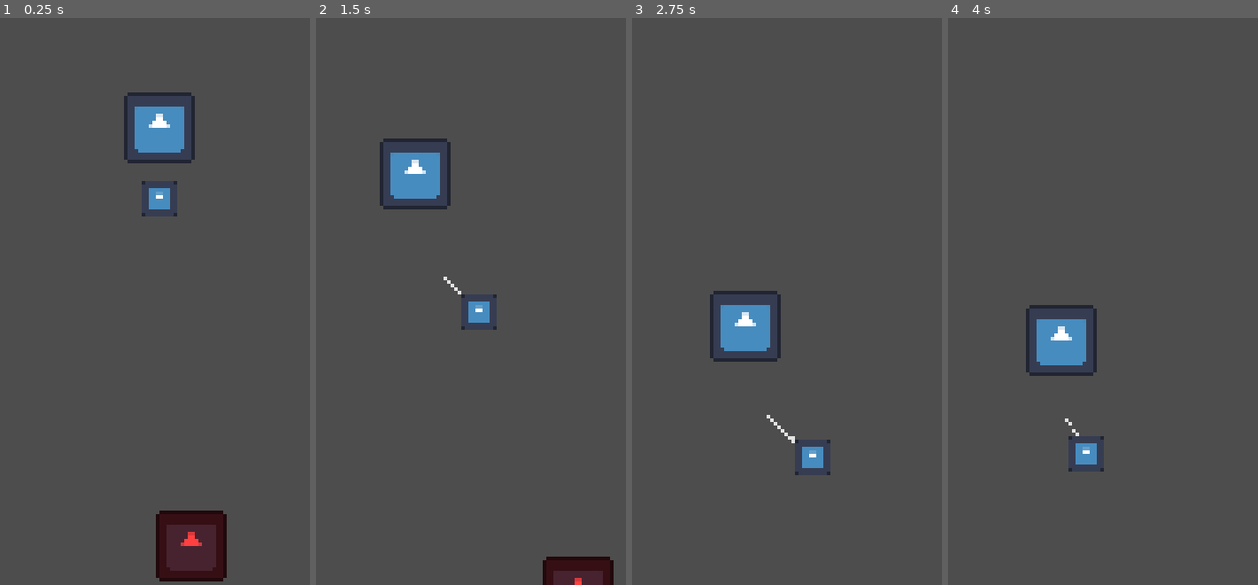
Above: before the commit, frames 1-4 (left to right).
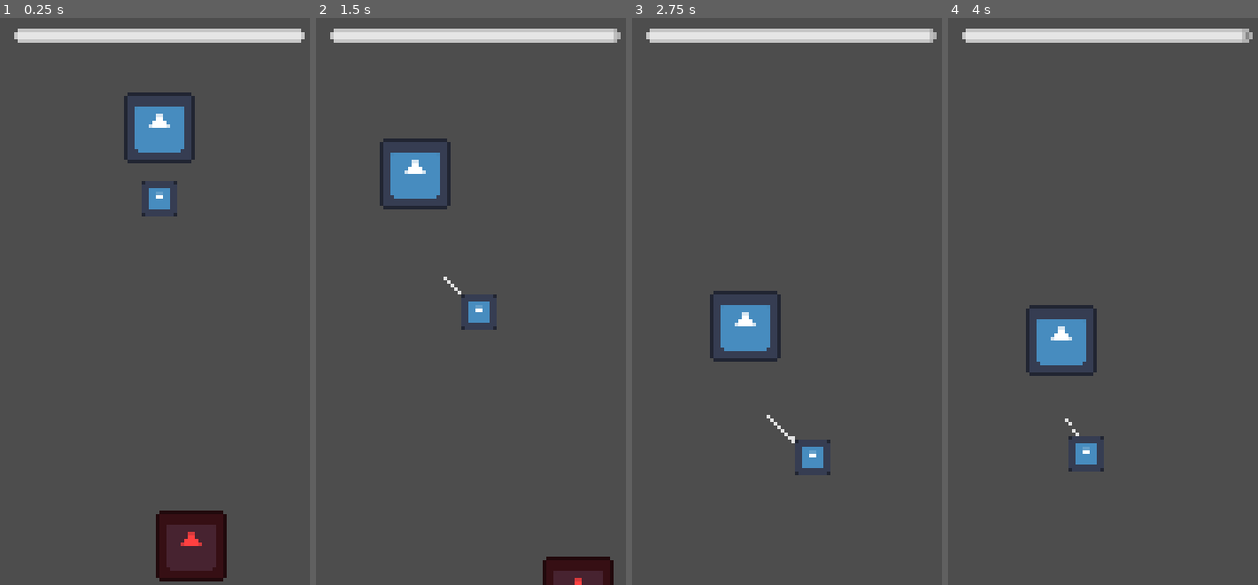
Above: after the commit, the same moments.

Repository: baconsaur/ludum-dare-58
Game: Godot game, scene res://scenes/game.tscn
Two runs of this game, one before a commit and one after it. Both use one fixed random seed, a clock stepped at 60 frames per second and the inputs below. The engine's default icon, where the game draws it, is replaced by a stand-in: a white triangle on a blue panel in a dark square.
Inputs:
- Up to frame 1 (0.25 s): no input
- Up to frame 2 (1.5 s): hold Right (right) 0.53-1.28 s; tap Space (action) at 0.6, 1.35 s; hold Left (left) from 1.28 s (still down)
- Up to frame 3 (2.75 s): release Left (left) at 2.03 s; hold Right (right) from 2.03 s (still down); tap Space (action) at 2.1 s
- Up to frame 4 (4 s): tap Space (action) at 2.85, 3.6 s; release Right (right) at 3.53 s; hold Left (left) from 3.53 s (still down)

The runs differ from the first frame. In frame 1, 2.3% of the frame differs, in the area x 4-99%, y 1-5%; in frame 2, 2.3%; in frame 3, 2.3%; in frame 4, 2.3%.

Commit message:
Add player energy to HUD

Diff:
--- a/scenes/game.tscn
+++ b/scenes/game.tscn
@@ -1,13 +1,16 @@
-[gd_scene load_steps=7 format=3 uid="uid://5bs3j6op03mu"]
+[gd_scene load_steps=9 format=3 uid="uid://5bs3j6op03mu"]
 
+[ext_resource type="Script" uid="uid://comuclmxm6gu7" path="res://scripts/game_controller.gd" id="1_u5sy4"]
 [ext_resource type="Script" uid="uid://c4dkm3sxlixjh" path="res://ui/scripts/hud.gd" id="1_uwrxv"]
 [ext_resource type="PackedScene" uid="uid://dgugr3b708uqa" path="res://ui/scenes/pause.tscn" id="2_yqjtg"]
 [ext_resource type="PackedScene" uid="uid://c544vis4otiqx" path="res://scenes/player.tscn" id="3_lnu2h"]
 [ext_resource type="PackedScene" uid="uid://bi5m3408m8yxi" path="res://scenes/fish.tscn" id="4_lbhrr"]
+[ext_resource type="Theme" uid="uid://oebmwspom6mx" path="res://ui/default_theme.tres" id="5_gee14"]
 [ext_resource type="PackedScene" uid="uid://cyclcira4yt1e" path="res://scenes/terrain.tscn" id="5_iywne"]
 [ext_resource type="PackedScene" uid="uid://dcw6qoq4hayql" path="res://scenes/item.tscn" id="6_p57ef"]
 
 [node name="Main" type="Node2D"]
+script = ExtResource("1_u5sy4")
 
 [node name="Player" parent="." instance=ExtResource("3_lnu2h")]
 position = Vector2(156, 34)
@@ -15,6 +18,21 @@
 [node name="HUD" type="CanvasLayer" parent="."]
 script = ExtResource("1_uwrxv")
 pause_scene = ExtResource("2_yqjtg")
+
+[node name="MarginContainer" type="MarginContainer" parent="HUD"]
+anchors_preset = 15
+anchor_right = 1.0
+anchor_bottom = 1.0
+grow_horizontal = 2
+grow_vertical = 2
+theme = ExtResource("5_gee14")
+
+[node name="EnergyBar" type="ProgressBar" parent="HUD/MarginContainer"]
+modulate = Color(1, 1, 1, 0.7764706)
+layout_mode = 2
+value = 100.0
+rounded = true
+show_percentage = false
 
 [node name="Fish" parent="." instance=ExtResource("4_lbhrr")]
 position = Vector2(157, 132)
--- /dev/null
+++ b/scripts/game_controller.gd
@@ -0,0 +1,11 @@
+extends Node2D
+
+@onready var player = $Player
+@onready var hud = $HUD
+@onready var energy_bar = $HUD/MarginContainer/EnergyBar
+
+func _ready() -> void:
+	player.connect("energy_change", update_energy)
+
+func update_energy(energy):
+	energy_bar.value = energy
--- a/scripts/player_controller.gd
+++ b/scripts/player_controller.gd
@@ -1,4 +1,7 @@
 extends Node2D
+
+signal energy_change
+
 enum State {
 	IDLE,
 	DESCENDING,
@@ -27,6 +30,9 @@
 func _ready() -> void:
 	hook.position = hook_origin
 	camera.position.y = camera_offset
+
+	energy = 100
+	emit_signal("energy_change", energy)
 
 func _process(_delta: float) -> void:
 	if Input.is_action_just_pressed("action"):
@@ -85,6 +91,8 @@
 		return
 
 	energy -= delta
+	emit_signal("energy_change", energy)
+
 	if energy <= 0 and state == State.DESCENDING:
 		set_state(State.ASCENDING)
 
@@ -105,7 +113,7 @@
 func shake():
 	if state != State.ASCENDING:
 		return
-	print("AAAA")
+	# TODO
 	spend_energy(shake_cost)
 
 func catch():
--- a/ui/default_theme.tres
+++ b/ui/default_theme.tres
@@ -123,9 +123,9 @@
 corner_radius_top_right = 2
 corner_radius_bottom_right = 2
 corner_radius_bottom_left = 2
-corner_detail = 2
-expand_margin_top = 3.0
-expand_margin_bottom = 3.0
+corner_detail = 4
+expand_margin_top = 1.0
+expand_margin_bottom = 1.0
 anti_aliasing = false
 
 [sub_resource type="StyleBoxFlat" id="StyleBoxFlat_3te4m"]
@@ -138,9 +138,9 @@
 corner_radius_top_right = 2
 corner_radius_bottom_right = 2
 corner_radius_bottom_left = 2
-corner_detail = 2
-expand_margin_top = 3.0
-expand_margin_bottom = 3.0
+corner_detail = 4
+expand_margin_top = 1.0
+expand_margin_bottom = 1.0
 anti_aliasing = false
 
 [sub_resource type="FontVariation" id="FontVariation_jlqpw"]
Not shown, added: scripts/game_controller.gd.uid
